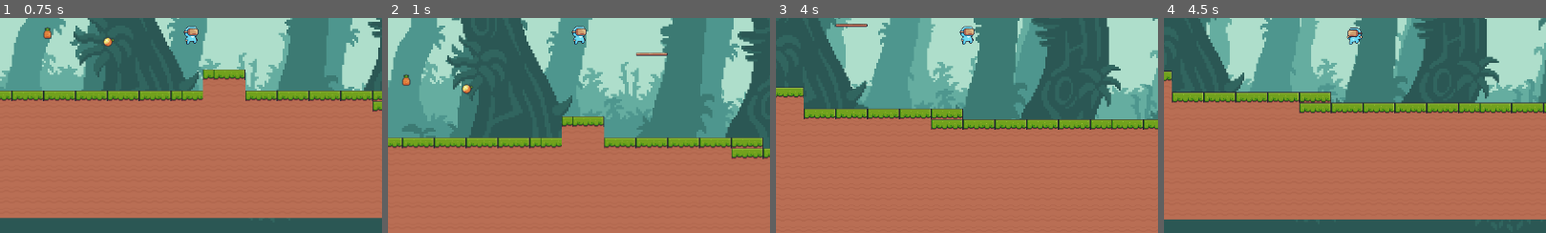
Above: before the commit, frames 1-4 (left to right).
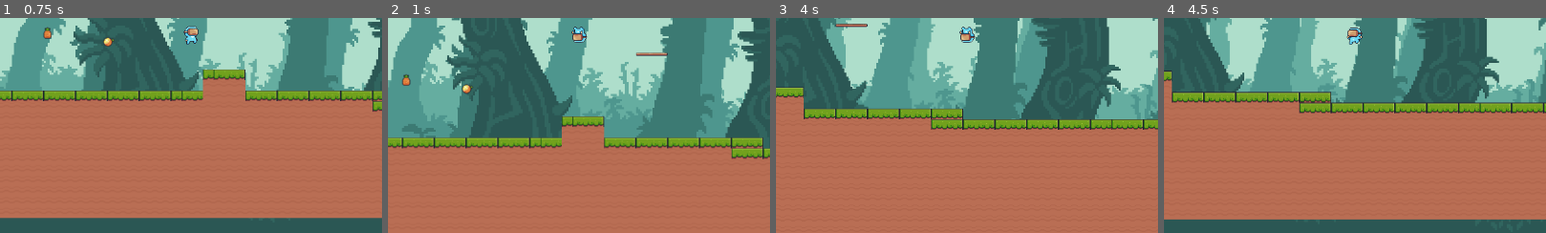
Above: after the commit, the same moments.

Repository: lllindemann/2D-Jump-n-Run-Godot
Game: Godot game, scene res://scenes/main.tscn
Same seed, same stepped clock (60 frames per second), same inputs: the game is played once before the commit and once after it.
Inputs:
- Up to frame 1 (0.75 s): tap Enter (ui_accept) at 0.5 s; hold Right (ui_right) from 0.53 s (still down)
- Up to frame 2 (1 s): keep holding Right (ui_right); tap Enter (ui_accept) at 0.77 s
- Up to frame 3 (4 s): tap Enter (ui_accept) at 1.52, 3.02, 3.77 s; release Right (ui_right) at 2.03 s; hold Left (ui_left) 2.03-2.78 s; hold Right (ui_right) from 2.78 s (still down)
- Up to frame 4 (4.5 s): release Right (ui_right) at 4.28 s; hold Left (ui_left) from 4.28 s (still down)
The pictures show only the part of the screen within x 25-75%, y 46-96%; the shares and areas given below are measured in that part.

Frame 1 is identical in both runs. In frame 2, 0.3% of the frame differs, in the area x 48-53%, y 3-13%; in frame 3, 0.3%; in frame 4, nothing differs.

Commit message:
feat: double jump

Diff:
--- a/scenes/player/player.tscn
+++ b/scenes/player/player.tscn
@@ -357,7 +357,7 @@
 [node name="AnimatedSprite2D" type="AnimatedSprite2D" parent="."]
 texture_filter = 1
 sprite_frames = SubResource("SpriteFrames_gyu1r")
-animation = &"wall"
+animation = &"double"
 
 [node name="CollisionShape2D" type="CollisionShape2D" parent="."]
 position = Vector2(0, 2)
@@ -367,3 +367,5 @@
 
 [node name="RemoteTransform2D" type="RemoteTransform2D" parent="."]
 remote_path = NodePath("..")
+
+[connection signal="animation_finished" from="AnimatedSprite2D" to="." method="_on_animated_sprite_2d_animation_finished"]
--- a/scenes/player/player_controller.gd
+++ b/scenes/player/player_controller.gd
@@ -58,7 +58,11 @@
 		_sprite2d.flip_h = true if velocity.x < 0 else false
 
 	if not is_on_floor():
-		if velocity.y < 0:
+		if _sprite2d.animation == "double" and _sprite2d.frame != 5:
+			return
+		if just_double_jumped:
+			_sprite2d.play("double", 3)
+		elif velocity.y < 0:
 			_sprite2d.play("jump", 1)
 		else:
 			_sprite2d.play("fall", 1)
